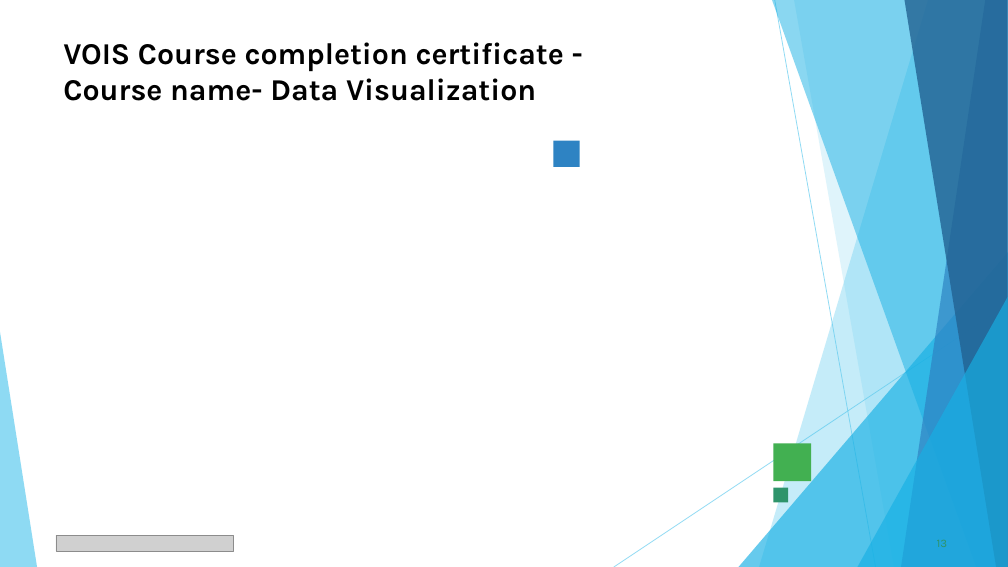
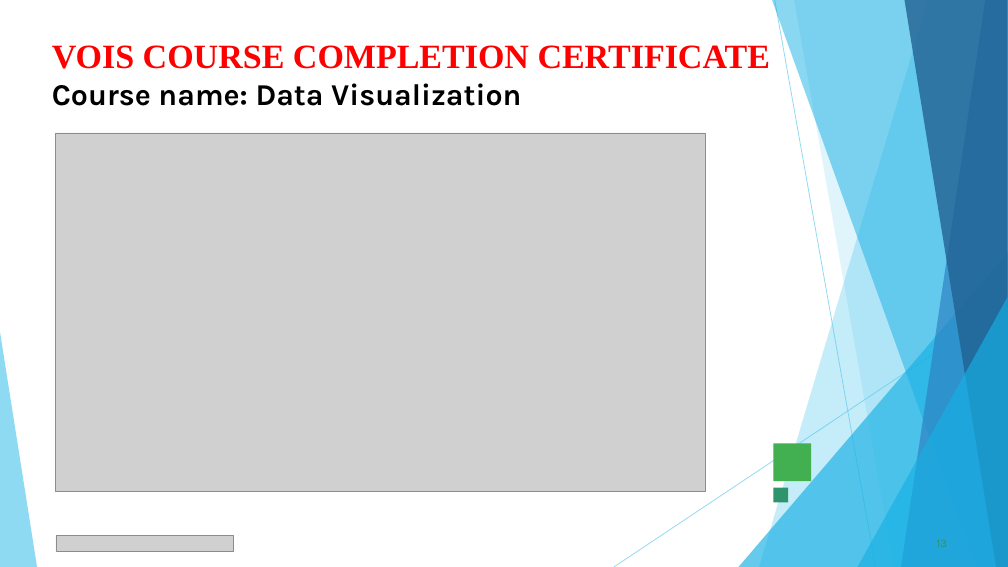
Before and after one commit to Ksmashhero06/Seasonal-Agriculture-Performance-Analysis, a slide deck: slide 13 of VOIS_Major_Project_PPT_Submission_Completed.pptx. Drawn at 1008x567 pixels with LibreOffice and Linux fonts; fonts in the diff are those of the drawing; grey boxes stand for pictures. Boxes give left, top, right and bottom in pixels: in the first picture for what was removed or moved away, otherwise in the second. Text is boxed around its words. In the diff, an @@ line names an element or a change of style, - is before the commit and + after.

Commit message:
docs: add Data Visualization Certificate and update submission presentation

```diff
--- a/VOIS_Major_Project_PPT_Submission_Completed.pptx
+++ b/VOIS_Major_Project_PPT_Submission_Completed.pptx
@@ title at box(52, 45, 770, 106): text changed; size 28.8 to 32.4 pt; font Karla to Times New Roman; text colour #000000 to #FF0000 @@
-VOIS Course completion certificate -
-Course name- Data Visualization
+VOIS COURSE COMPLETION CERTIFICATE
+Course name: Data Visualization
@@ picture added at box(56, 133, 706, 492) @@
@@ rectangle removed at box(554, 141, 580, 167) @@
```
Also in this commit, not shown: 13 other slides changed, 1 other file.
